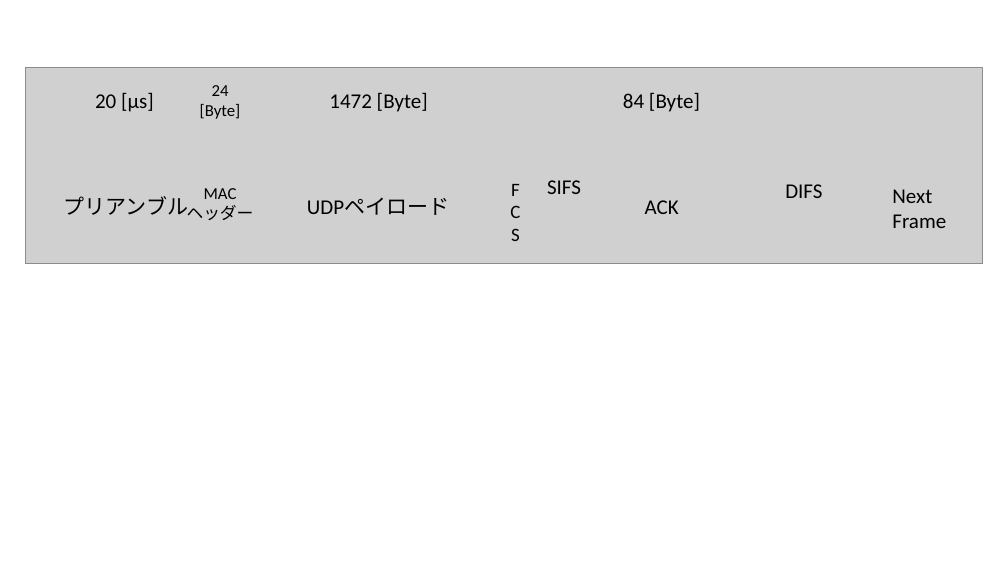
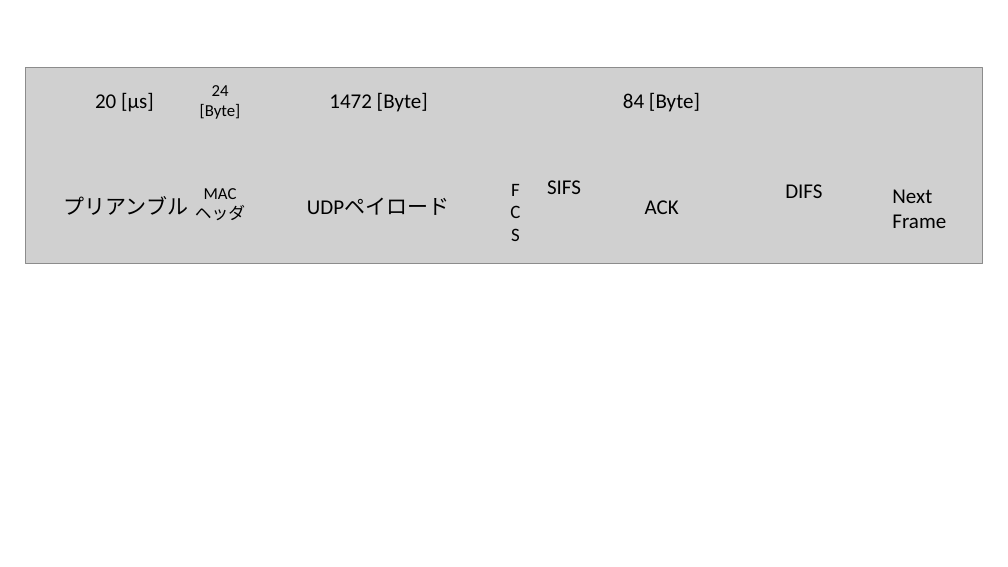
Before and after one commit to ShitaLab-TMCIT/IEEE802.11simulator, a slide deck: slide 2 of paper/assets/asesets.pptx. Drawn at 1008x567 pixels with LibreOffice and Linux fonts; fonts in the diff are those of the drawing; grey boxes stand for pictures. Boxes give left, top, right and bottom in pixels: in the first picture for what was removed or moved away, otherwise in the second. Text is boxed around its words. In the diff, an @@ line names an element or a change of style, - is before the commit and + after.

```diff
--- a/paper/assets/asesets.pptx
+++ b/paper/assets/asesets.pptx
@@ text at bbox=[195, 205, 245, 220]: text changed @@
-ヘッダー
+ヘッダ
```
Also in this commit, not shown: 2 other slides changed, 4 slides added, 13 other files.
